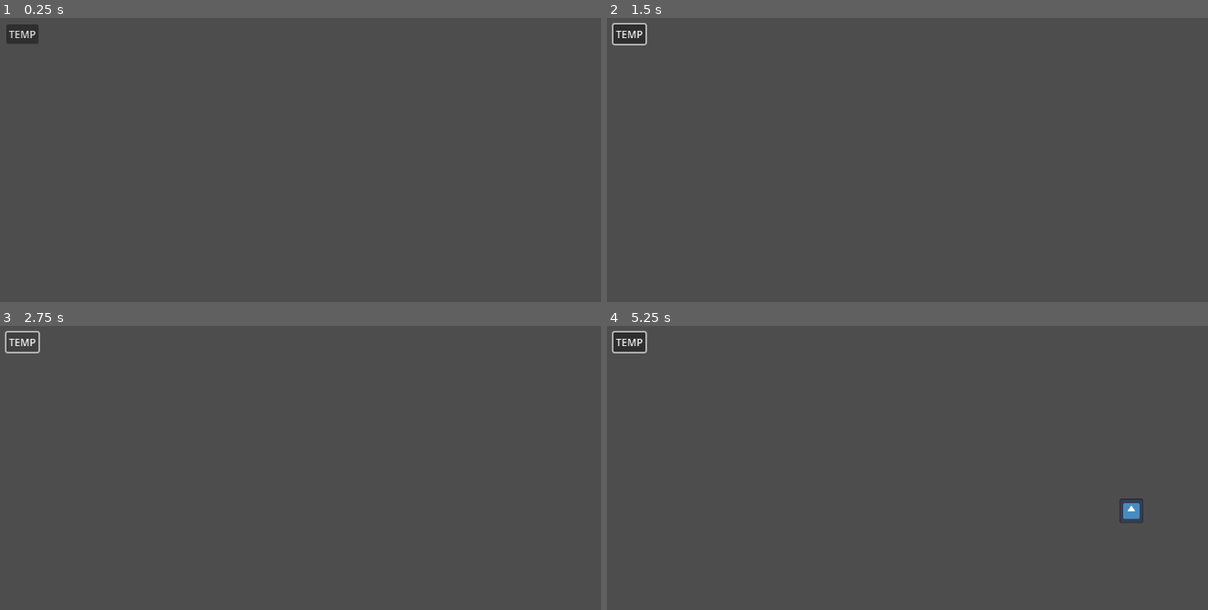
Above: before the commit, frames 1-4 (two rows, left to right).
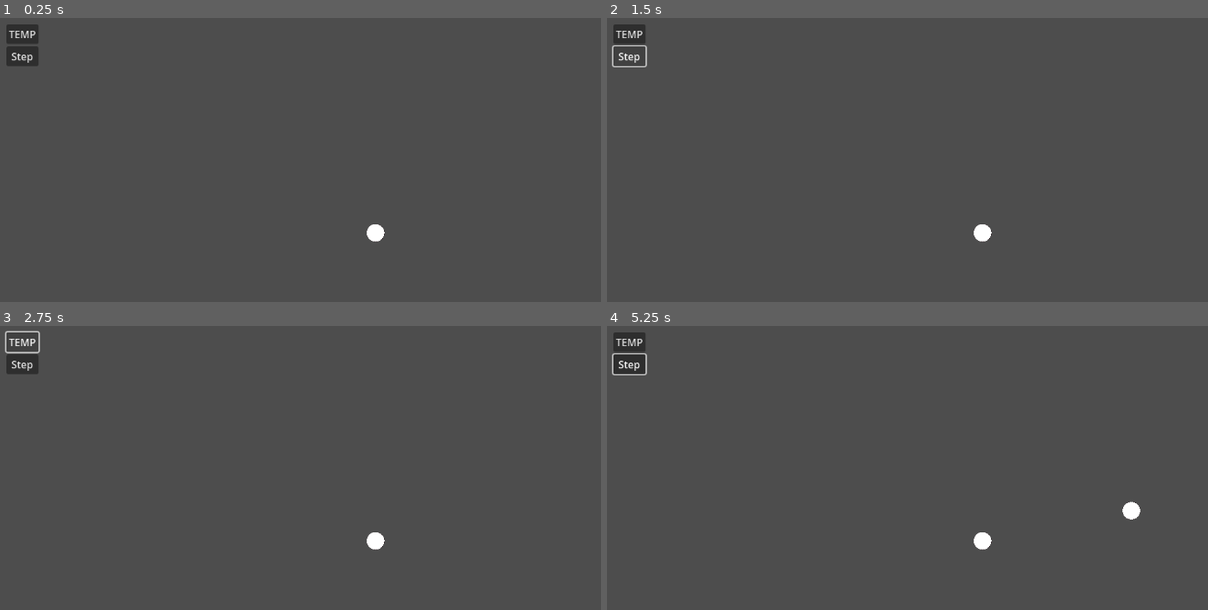
Above: after the commit, the same moments.

Repository: OliverVoogd/GraphBuilder
Game: Godot game, scene res://main_window.tscn
Two runs of this game, one before a commit and one after it. Both use one fixed random seed, a clock stepped at 60 frames per second and the inputs below. The engine's default icon, where the game draws it, is replaced by a stand-in: a white triangle on a blue panel in a dark square.
Inputs (mouse positions are in pixels of both pictures, inside the frame that each line leads up to):
- Up to frame 1 (0.25 s): no input
- Up to frame 2 (1.5 s): click "TEMP" at 0.5 s; click (631, 54) at 1.25 s, where only the run after the commit has a clickable "Step"
- Up to frame 3 (2.75 s): click "TEMP" at 2 s
- Up to frame 4 (5.25 s): click (631, 362) at 2.75 s, where only the run after the commit has a clickable "Step"; click "TEMP" at 3.5 s; click (631, 362) at 4.25 s, where only the run after the commit has a clickable "Step"; tap Enter at 5 s; move the mouse to (1129, 510) at 5.02 s; press the mouse at (1129, 510) at 5.03 s

The runs differ from the first frame. In frame 1, 0.5% of the frame differs, in the area x 1-65%, y 9-79%; in frame 2, 0.4%; in frame 3, 0.5%; in frame 4, 0.9%, in the area x 0-90%, y 1-79%.

Commit message:
basic BFS algo, temp node sprite, change way Graph and GData is used

Diff:
--- /dev/null
+++ b/Graph/Algorithms/BFS.gd
@@ -0,0 +1,49 @@
+extends Resource
+
+class_name BFS
+# All algorithms represent nodes as simply ints, corresponding to the nodes stored in
+# a GData object. GData objects can be passed between different algorithms, which can produce
+# different results
+
+@export var algorithm_name = "BFS"
+var graph_data: GData = null
+
+# reimpliment as queues
+var explored: Array[int] = []
+var boundary: Array[int] = []
+var algorithm_finished: bool = false
+#region Public Methods
+func reset():
+	explored.clear()
+	boundary.clear()
+
+	boundary.push_back(graph_data.start_node)
+	algorithm_finished = false
+
+func initialise_algorithm(data: GData):
+	graph_data = data
+	reset()
+
+# steps through the algorithm
+# TEMP just return the explored nodes
+func step() -> Array[int]:
+	var current_node = get_next_node()
+	if (algorithm_finished):
+		print_debug("algo finished")
+		return explored
+
+	if (current_node in explored):
+		return step()
+
+	var adjacent = graph_data.get_adjacent_idx(current_node)
+	boundary.append_array(adjacent)
+	explored.push_back(current_node)
+
+	return explored
+#endregion
+
+func get_next_node() -> int:
+	if (boundary.is_empty()):
+		algorithm_finished = true
+		return -1
+	return boundary.pop_front()
--- /dev/null
+++ b/Graph/Algorithms/BFS.tres
@@ -0,0 +1,7 @@
+[gd_resource type="Resource" script_class="BFS" load_steps=2 format=3 uid="uid://35np0u1xed7a"]
+
+[ext_resource type="Script" path="res://Graph/Algorithms/BFS.gd" id="1_eubao"]
+
+[resource]
+script = ExtResource("1_eubao")
+algorithm_name = "BFS"
--- a/Graph/Edge.tscn
+++ b/Graph/Edge.tscn
@@ -3,6 +3,7 @@
 [ext_resource type="Script" path="res://Graph/Edge.gd" id="1_ax7mv"]
 
 [node name="Edge" type="Line2D"]
-width = 2.0
+z_index = -5
+width = 20.0
 default_color = Color(0, 0.364706, 0.917647, 1)
 script = ExtResource("1_ax7mv")
--- a/Graph/GData.gd
+++ b/Graph/GData.gd
@@ -2,23 +2,36 @@
 
 class_name GData
 # EdgeArray is a 2D array of bool
-@export var edge_array: Array[Array] = []
+# edge_array[i][j] == true if node i has an edge to node j
+# edge_array[i][j] == edge_array[j][i]
+var edge_array: Array[Array] = []
 # list of nodes, idx corresponding to edge connection in EdgeArray
+# node_array[i] corresponds to the same node represented as edge_array[i]
 var node_array: Array[GNode] = []
-@export var node_to_idx_dict: Dictionary = {}
+var node_to_idx_dict: Dictionary = {}
+var start_node: int
 
-func initialise_edge_array(n: int) -> void:
-	for i in range(n):
-		edge_array.push_back([])
-		for j in range(n):
-			edge_array.back().push_back(false)
+#region Public Methods
+func get_number_of_nodes() -> int:
+	return node_array.size()
+func get_gnode_as_idx(node: GNode) -> int:
+	return node_to_idx_dict[node]
+func is_gnodes_connected(node1: GNode, node2: GNode) -> bool:
+	return is_nodes_connected(node_to_idx_dict[node1], node_to_idx_dict[node2])
+func is_nodes_connected(node1_idx: int, node2_idx: int) -> bool:
+	return edge_array[node1_idx][node2_idx]
 
-func set_node_array(nodes: Array[GNode]) -> void:
-	for i in range(nodes.size()):
-		node_array.push_back(nodes[i])
-		node_to_idx_dict[nodes[i]] = i
+# return a list of idx that are connected to the given node
+func get_adjacent_idx(node_idx: int) -> Array[int]:
+	var adjacent: Array[int] = []
+	for i in range(edge_array[node_idx].size()):
+		if (is_nodes_connected(node_idx, i)):
+			adjacent.push_back(i)
+	return adjacent
 
+# initialise all arrays and fill with valid data
 func create_edge_array(nodes: Array[GNode], edges: Array[Edge]) -> int:
+	clear_all_arrays()
 	set_node_array(nodes)
 
 	var n_edges = edges.size()
@@ -40,3 +53,27 @@
 		edge_array[second][first] = true
 		num_connected_edges += 1
 	return num_connected_edges
+
+# Set which node is the given start node for all algorithms
+func set_start_gnode(start: GNode) -> void:
+	if (node_to_idx_dict.is_empty()):
+		print_debug("Empty Node To IDX dict")
+	start_node = node_to_idx_dict[start]
+#endregion
+
+
+func initialise_edge_array(n: int) -> void:
+	for i in range(n):
+		edge_array.push_back([])
+		for j in range(n):
+			edge_array.back().push_back(false)
+
+func clear_all_arrays() -> void:
+	node_array.clear()
+	edge_array.clear()
+	node_to_idx_dict.clear()
+
+func set_node_array(nodes: Array[GNode]) -> void:
+	for i in range(nodes.size()):
+		node_array.push_back(nodes[i])
+		node_to_idx_dict[nodes[i]] = i
--- a/Graph/GNode.tscn
+++ b/Graph/GNode.tscn
@@ -1,16 +1,20 @@
-[gd_scene load_steps=4 format=3 uid="uid://br8odp5wrtu6x"]
+[gd_scene load_steps=5 format=3 uid="uid://br8odp5wrtu6x"]
 
 [ext_resource type="Script" path="res://Graph/GNode.gd" id="1_d305o"]
-[ext_resource type="Texture2D" uid="uid://ss67nlus1w8g" path="res://icon.svg" id="2_rfpmd"]
+[ext_resource type="Texture2D" uid="uid://2qkhty6xog4s" path="res://hexels/nodewhite.png" id="2_37t7y"]
+[ext_resource type="Texture2D" uid="uid://ccu0y65o8sa53" path="res://hexels/nodeoutline.png" id="3_mp7x8"]
 
 [sub_resource type="CircleShape2D" id="CircleShape2D_ncjd3"]
-radius = 85.3756
+radius = 128.004
 
 [node name="GNode" type="Node2D"]
 script = ExtResource("1_d305o")
 
-[node name="Sprite2D" type="Sprite2D" parent="."]
-texture = ExtResource("2_rfpmd")
+[node name="Fill" type="Sprite2D" parent="."]
+texture = ExtResource("2_37t7y")
+
+[node name="Outline" type="Sprite2D" parent="."]
+texture = ExtResource("3_mp7x8")
 
 [node name="Area2D" type="Area2D" parent="."]
 collision_layer = 2
--- a/Graph/Graph.gd
+++ b/Graph/Graph.gd
@@ -3,18 +3,36 @@
 #region Resources
 @export var graphNode = preload("res://Graph/GNode.tscn")
 @export var edge = preload("res://Graph/Edge.tscn")
+#endregion
 
-@export var graph_data: GData
+@export var start_node: GNode
+var graph_data: GData = preload("res://Graph/GData.tres")
+
 #region Variables for Edges
 var stored_node_for_edge_add: GNode = null
 var edge_list: Array[Edge] = []
 #endregion
+
+#region Godot Methods
+func _ready() -> void:
+	connect_nodes_to_signals(start_node)
+#endregion
+
+#region Public Methods
+func get_graph_data() -> GData:
+	return graph_data
+#endregion
+
+#region Creating Nodes
 func add_new_node(mouse_position: Vector2) -> void:
 	var new_node = graphNode.instantiate()
 	new_node.position = get_local_mouse_position()
-	new_node.connect("edit_edge_button_clicked", recieve_gnode_edit_edge_button)
+	connect_nodes_to_signals(new_node)
 	add_child(new_node)
 
+func connect_nodes_to_signals(node: GNode):
+	node.connect("edit_edge_button_clicked", recieve_gnode_edit_edge_button)
+#endregion
 #region Signals from GNodes
 func remove_GNode(node: GNode):
 	pass
@@ -46,14 +64,13 @@
 
 #endregion
 
-#region Loading data into array
+#region GData structure
 func collect_nodes() -> Array[GNode]:
 	var graphNodes: Array[GNode] = []
 
 	for child in get_children():
 		if (child is GNode):
 			graphNodes.push_back(child)
-
 	return graphNodes
 
 func collect_edges() -> Array[Edge]:
@@ -61,7 +78,7 @@
 
 func load_graph_data():
 	print_debug("load data")
-	var all_nodes = collect_nodes()
-	var number_edges = graph_data.create_edge_array(all_nodes, edge_list)
+	var number_edges = graph_data.create_edge_array(collect_nodes(), collect_edges())
+	graph_data.set_start_gnode(start_node)
 	print_debug("edge count: ", number_edges)
 #endregion
--- a/main_window.gd
+++ b/main_window.gd
@@ -3,6 +3,10 @@
 
 @onready var graph := $Graph
 @onready var camera := $Camera2D
+
+#region Algoritms
+@export var current_algorithm: BFS
+#endregion
 
 # Called when the node enters the scene tree for the first time.
 func _ready() -> void:
@@ -16,4 +20,14 @@
 #region UI Buttons
 func _on_btn_temp_pressed() -> void:
 	graph.load_graph_data()
+	setup_algorithm()
+func _on_btn_step_algorithm_pressed() -> void:
+	step_algorithm()
 #endregion
+
+#region Algorithm Functions
+func setup_algorithm():
+	current_algorithm.initialise_algorithm(graph.get_graph_data())
+func step_algorithm():
+	print_debug(current_algorithm.step())
+#endregion
--- a/main_window.tscn
+++ b/main_window.tscn
@@ -1,14 +1,20 @@
-[gd_scene load_steps=4 format=3 uid="uid://jjvih8gbeux3"]
+[gd_scene load_steps=6 format=3 uid="uid://jjvih8gbeux3"]
 
 [ext_resource type="Script" path="res://main_window.gd" id="1_ktm31"]
 [ext_resource type="Script" path="res://Graph/Graph.gd" id="2_1mehc"]
-[ext_resource type="Resource" uid="uid://dm0e8j2rrprne" path="res://Graph/GData.tres" id="3_g8o3g"]
+[ext_resource type="PackedScene" uid="uid://br8odp5wrtu6x" path="res://Graph/GNode.tscn" id="4_skrk1"]
+[ext_resource type="Script" path="res://Graph/Algorithms/BFS.gd" id="4_wfiq6"]
+
+[sub_resource type="Resource" id="Resource_f6ipu"]
+script = ExtResource("4_wfiq6")
+algorithm_name = "BFS"
 
 [node name="MainWindow" type="Node2D"]
 script = ExtResource("1_ktm31")
+current_algorithm = SubResource("Resource_f6ipu")
 
 [node name="Camera2D" type="Camera2D" parent="."]
-zoom = Vector2(0.3, 0.3)
+zoom = Vector2(0.11, 0.11)
 
 [node name="CanvasLayer" type="CanvasLayer" parent="."]
 
@@ -27,8 +33,16 @@
 layout_mode = 2
 text = "TEMP"
 
-[node name="Graph" type="Node2D" parent="."]
+[node name="btnStepAlgorithm" type="Button" parent="CanvasLayer/Control/ModeGridContainer"]
+layout_mode = 2
+text = "Step"
+
+[node name="Graph" type="Node2D" parent="." node_paths=PackedStringArray("start_node")]
 script = ExtResource("2_1mehc")
-graph_data = ExtResource("3_g8o3g")
+start_node = NodePath("GNode")
+
+[node name="GNode" parent="Graph" instance=ExtResource("4_skrk1")]
+position = Vector2(161, 142)
 
 [connection signal="pressed" from="CanvasLayer/Control/ModeGridContainer/btnTemp" to="." method="_on_btn_temp_pressed"]
+[connection signal="pressed" from="CanvasLayer/Control/ModeGridContainer/btnStepAlgorithm" to="." method="_on_btn_step_algorithm_pressed"]
Binary file added: hexels/nodeoutline.png
Not shown, added: hexels/nodeoutline.png.import
Binary file added: hexels/nodewhite.png
Not shown, added: hexels/nodewhite.png.import
Not shown, added: hexels/circle.hxl
